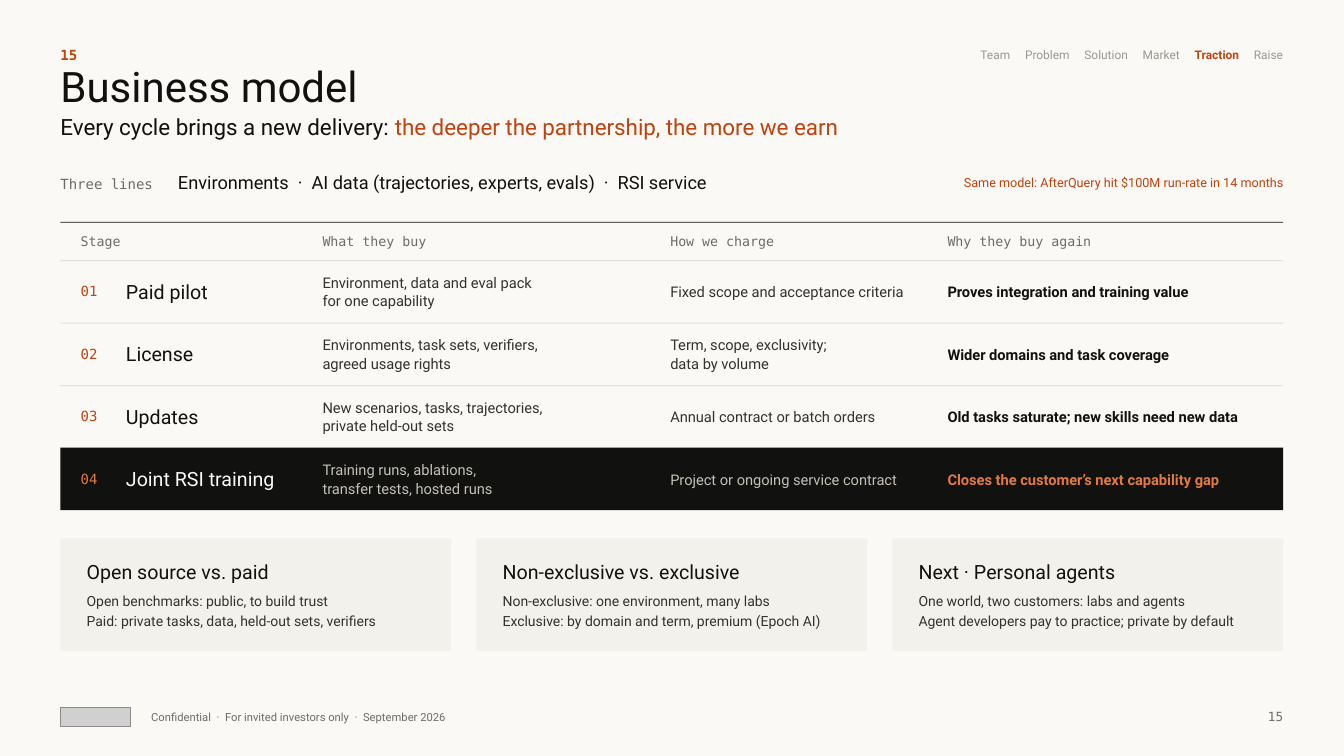
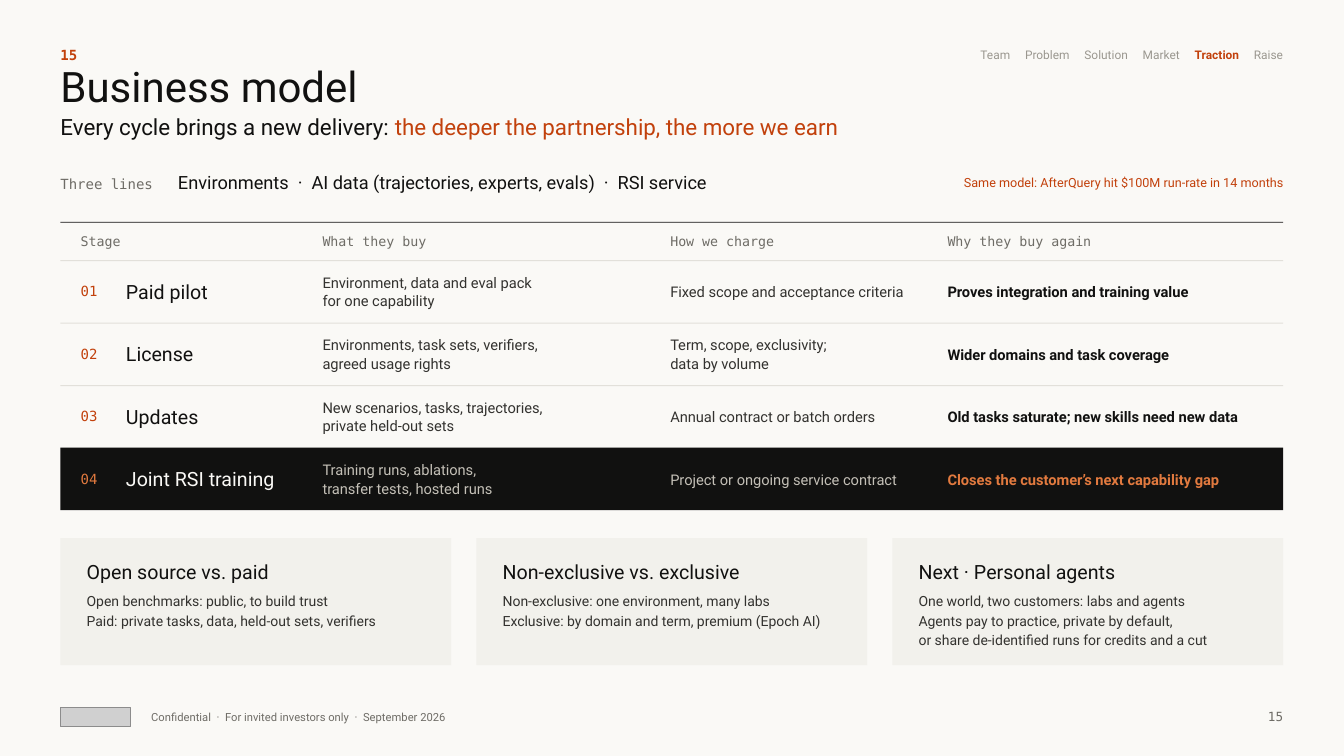
Before and after one commit to wangchen0802/Delta1, a slide deck: slide 15 of SimReal-BP-v29-EN.pptx. Drawn at 1344x756 pixels with LibreOffice and Linux fonts; fonts in the diff are those of the drawing; grey boxes stand for pictures. Boxes give left, top, right and bottom in pixels: in the first picture for what was removed or moved away, otherwise in the second. Text is boxed around its words. In the diff, an @@ line names an element or a change of style, - is before the commit and + after.

```diff
--- a/SimReal-BP-v29-EN.pptx
+++ b/SimReal-BP-v29-EN.pptx
@@ rectangle: place and size @@
-rectangle at bbox=[892, 538, 1284, 651]
+rectangle at bbox=[892, 538, 1284, 665]
@@ text at bbox=[919, 615, 1208, 645]: text changed @@
-Agent developers pay to practice; private by default
+Agents pay to practice, private by default,
+or share de-identified runs for credits and a cut
```
Also in this commit, not shown: 1 other slide changed, 5 other files.
